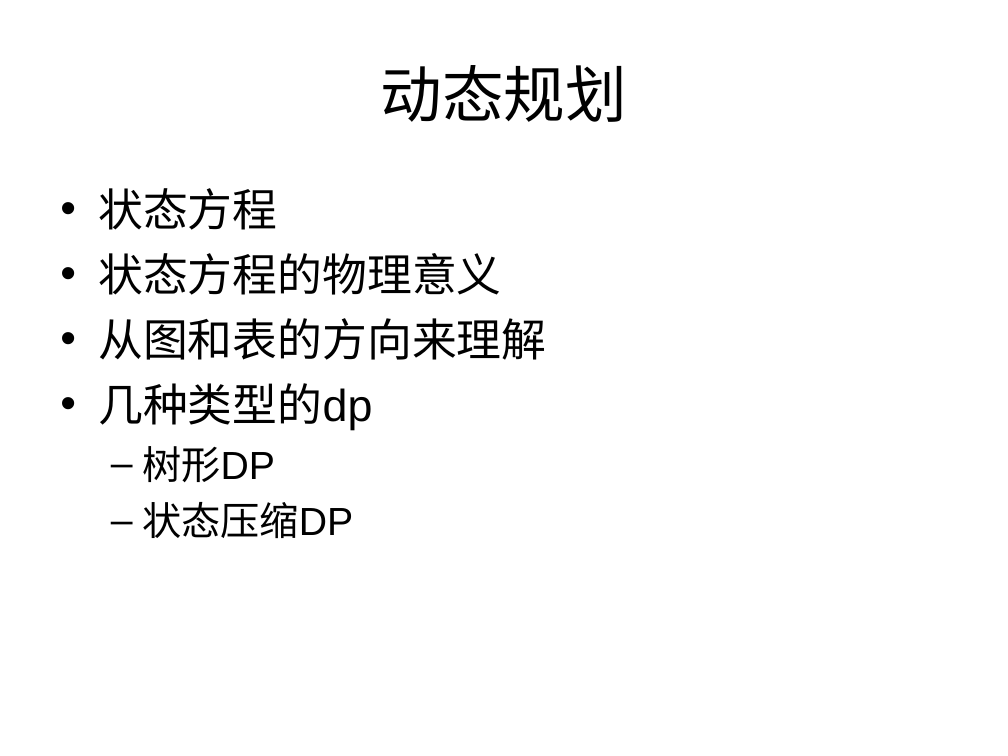
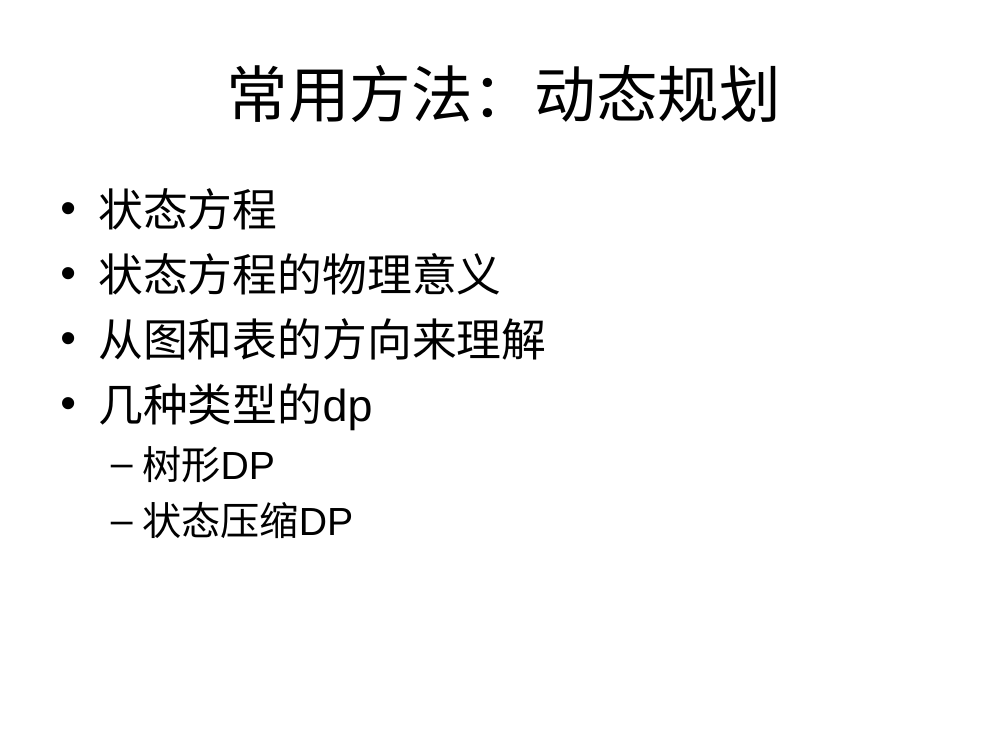
Before and after one commit to houjingbiao/leetcode, a slide deck: slide 7 of solutions/00conclusion.ppt (slide 4 before the commit). Drawn at 1008x756 pixels with LibreOffice and Linux fonts; fonts in the diff are those of the drawing. Boxes give left, top, right and bottom in pixels: in the first picture for what was removed or moved away, otherwise in the second. Text is boxed around its words. In the diff, an @@ line names an element or a change of style, - is before the commit and + after.

```diff
--- a/solutions/00conclusion.ppt
+++ b/solutions/00conclusion.ppt
@@ title at box(227, 65, 781, 122): text changed @@
-动态规划
+常用方法：动态规划
```
Also in this commit, not shown: 12 other slides changed, 6 slides removed.
